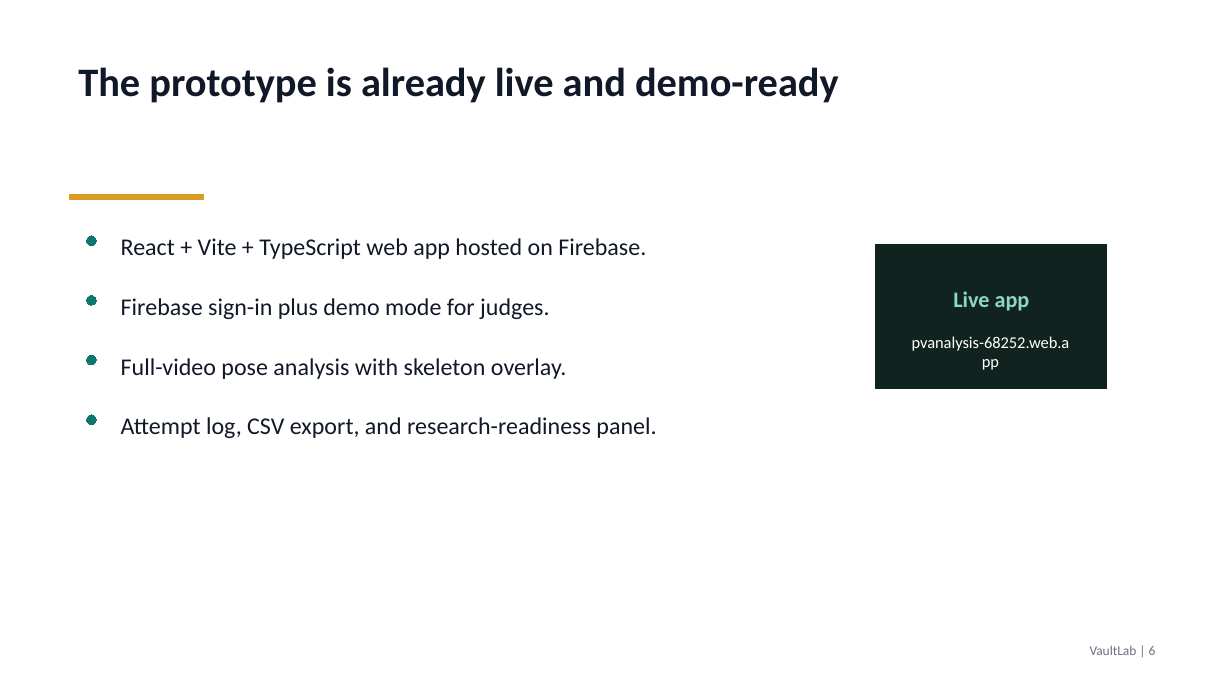
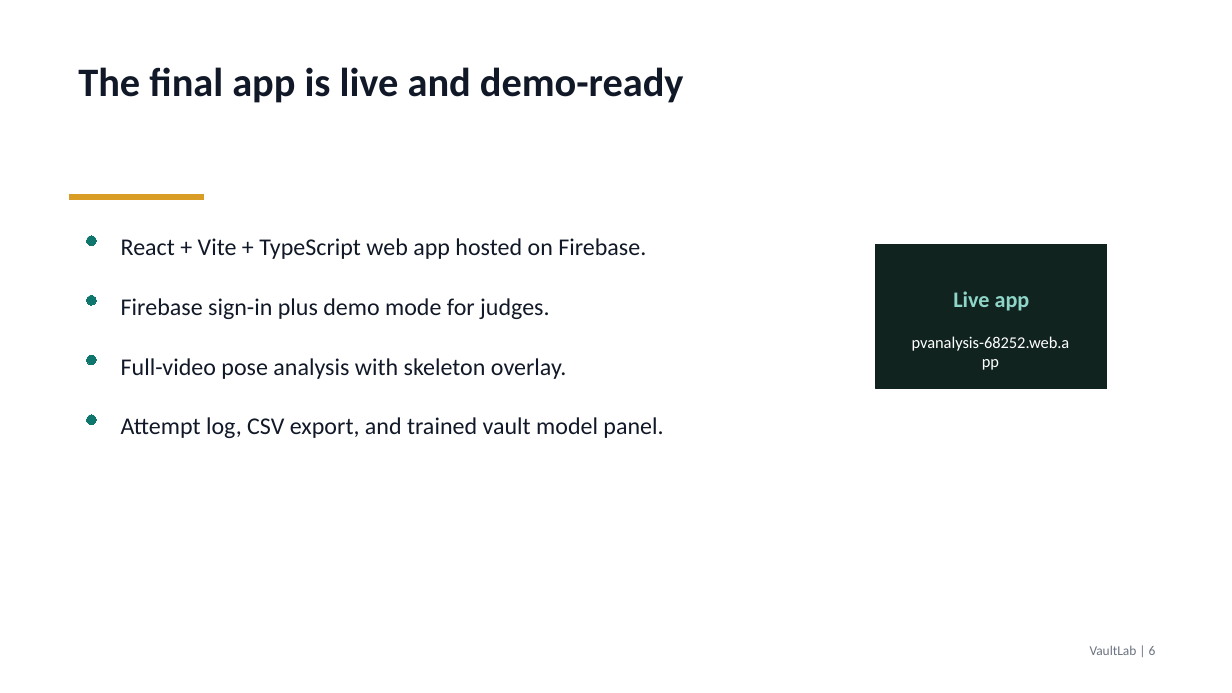
Before and after one commit to jayaxu091-blip/PV-analysis, a slide deck: slide 6 of VaultLab_Presentation.pptx. Drawn at 1232x693 pixels with LibreOffice and Linux fonts; fonts in the diff are those of the drawing. Boxes give left, top, right and bottom in pixels: in the first picture for what was removed or moved away, otherwise in the second. Text is boxed around its words. In the diff, an @@ line names an element or a change of style, - is before the commit and + after.

Commit message:
Add trained vault scoring model

```diff
--- a/VaultLab_Presentation.pptx
+++ b/VaultLab_Presentation.pptx
@@ text at <box>78,67,684,103</box>: text changed @@
-The prototype is already live and demo-ready
+The final app is live and demo-ready
@@ text at <box>121,417,663,438</box>: text changed @@
-Attempt log, CSV export, and research-readiness panel.
+Attempt log, CSV export, and trained vault model panel.
```
Also in this commit, not shown: 3 other slides changed, 9 other files.
